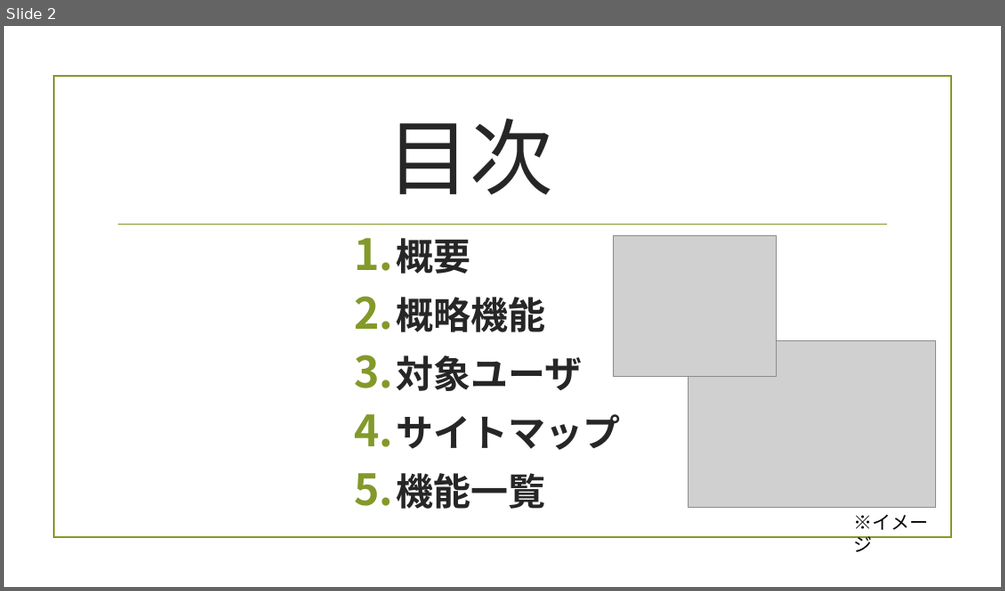
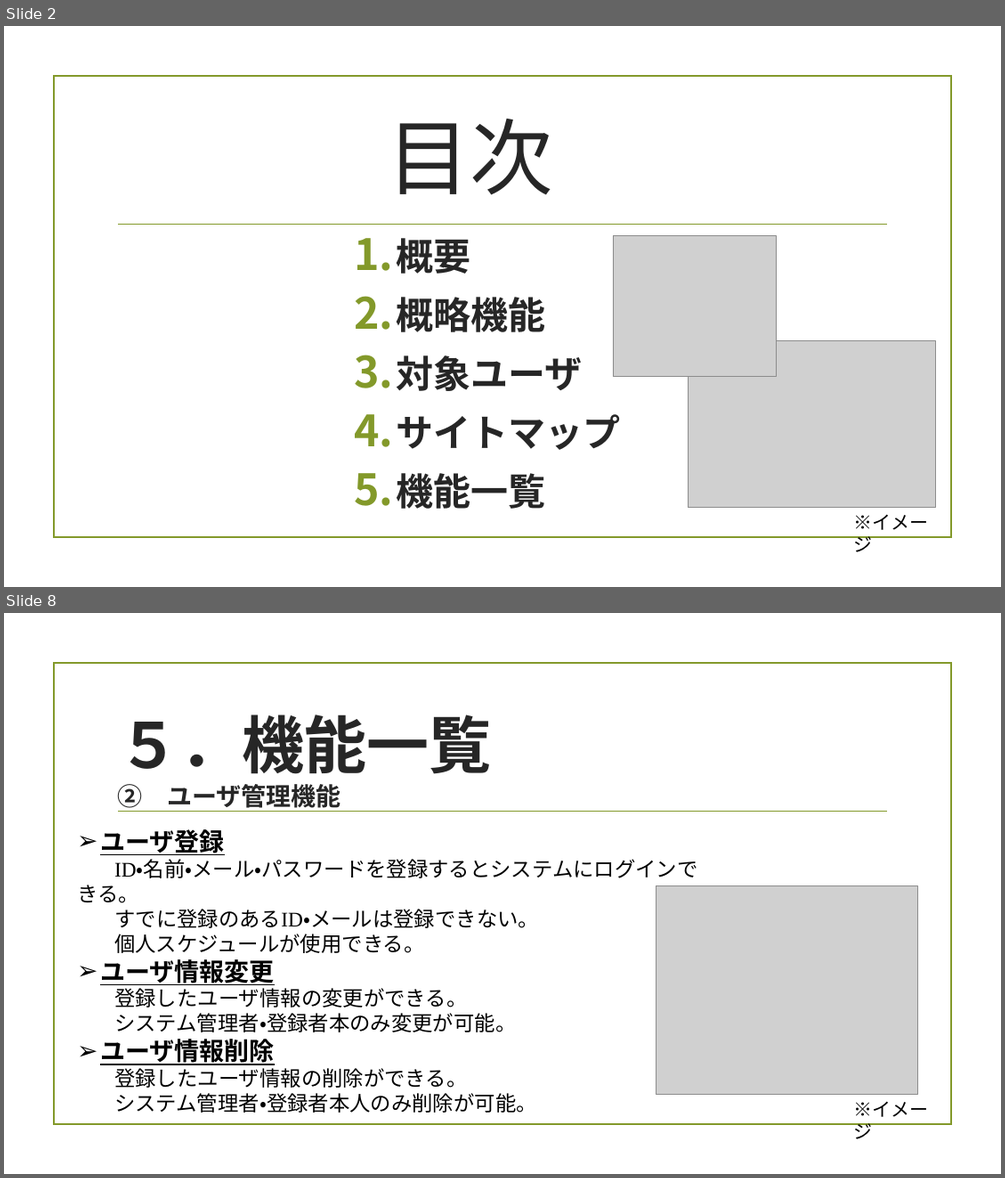
Before and after one commit to ShinjiTanaka2016/originalSite_WeCalendar, a slide deck: WeCalendar/WeCalendar概要書.pptx. Shown one above the other, each under a label of ours: slide 2 before the commit, slides 2 and 8 after it; the slides between them are not shown. The pictures are 1005x591 and 1005x1178 pixels, drawn with LibreOffice and Linux fonts; fonts in the diff are those of the drawing; grey boxes stand for pictures; background and template pictures are left out. Boxes give left, top, right and bottom in pixels: in the first picture for what was removed or moved away, otherwise in the second. Text is boxed around its words. In the diff, an @@ line names an element or a change of style, - is before the commit and + after.

```diff
--- a/WeCalendar/WeCalendar概要書.pptx
+++ b/WeCalendar/WeCalendar概要書.pptx
@@ slide 8 added at box(4, 613, 1001, 1174), background picture (left out); not listed: 2 template elements that a slide beside it also shows @@
@@ text added at box(117, 714, 491, 774), 60 pt, text #262626, bold @@
+５．機能一覧
@@ text added at box(117, 784, 340, 811), 24 pt, text #262626, bold @@
+② ユーザ管理機能
@@ text added at box(77, 829, 697, 1112), 20 pt, text #000000 @@
+➢ ユーザ登録
+ID・名前・メール・パスワードを登録するとシステムにログインできる。
+すでに登録のあるID・メールは登録できない。
+個人スケジュールが使用できる。
+➢ ユーザ情報変更
+登録したユーザ情報の変更ができる。
+システム管理者・登録者本のみ変更が可能。
+➢ ユーザ情報削除
+登録したユーザ情報の削除ができる。
+システム管理者・登録者本人のみ削除が可能。
@@ picture added at box(656, 886, 918, 1094) @@
@@ text added at box(854, 1101, 929, 1139), 18 pt, text #000000 @@
+※イメージ
```
Also in this commit, not shown: 4 slides changed, 4 other slides added.
